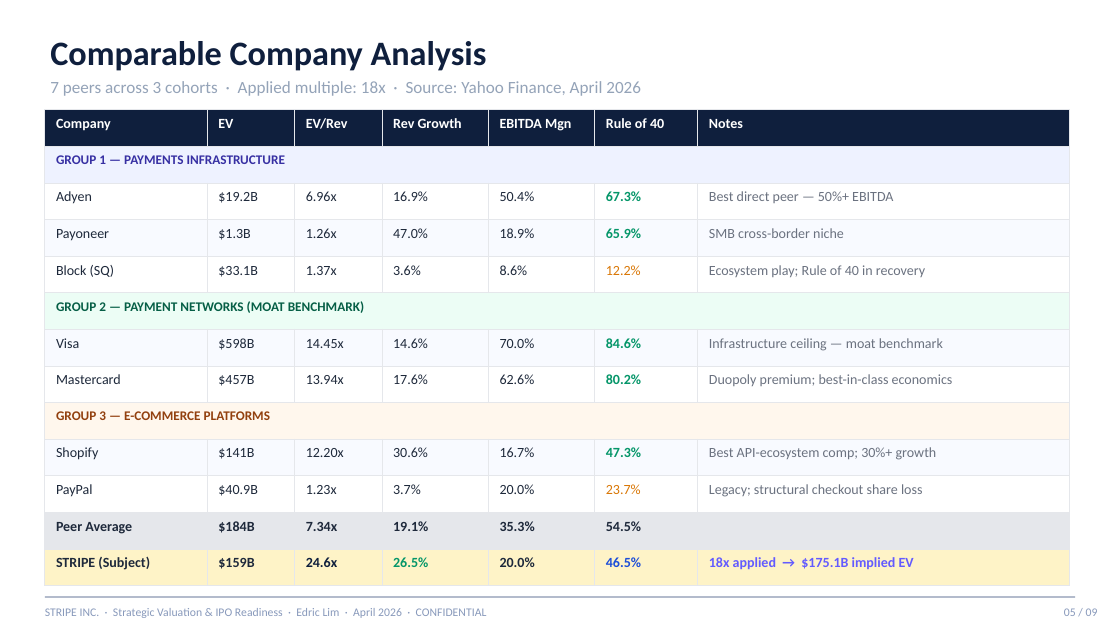
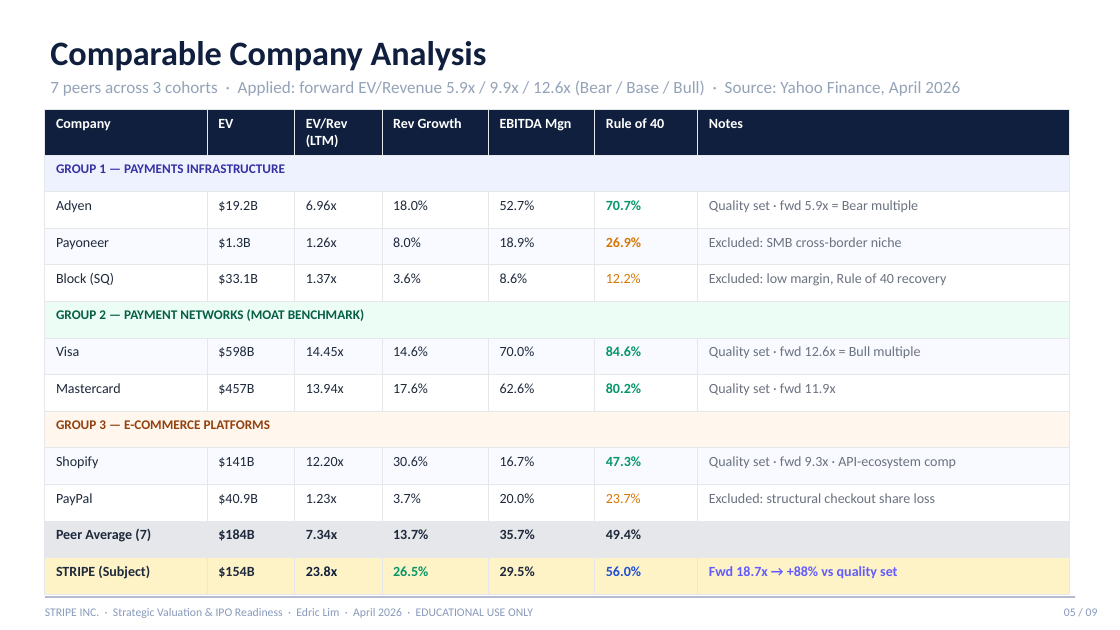
Before and after one commit to edricwidjajaliem-ux/edric, a slide deck: slide 5 of files/Stripe_Pitch_Deck_-_Edric_Lim.pptx. Drawn at 1120x630 pixels with LibreOffice and Linux fonts; fonts in the diff are those of the drawing. Boxes give left, top, right and bottom in pixels: in the first picture for what was removed or moved away, otherwise in the second. Text is boxed around its words. In the diff, an @@ line names an element or a change of style, - is before the commit and + after.

```diff
--- a/files/Stripe_Pitch_Deck_-_Edric_Lim.pptx
+++ b/files/Stripe_Pitch_Deck_-_Edric_Lim.pptx
@@ text at (50,81,960,96): text changed @@
-7 peers across 3 cohorts · Applied multiple: 18x · Source: Yahoo Finance, April 2026
+7 peers across 3 cohorts · Applied: forward EV/Revenue 5.9x / 9.9x / 12.6x (Bear / Base / Bull) · Source: Yahoo Finance, April 2026
@@ table at (45,110,1070,586) @@
-row 1, column 3: EV/Rev
+row 1, column 3: EV/Rev (LTM)
-row 3: Adyen | $19.2B | 6.96x | 16.9% | 50.4% | 67.3% | Best direct peer — 50%+ EBITDA
+row 3: Adyen | $19.2B | 6.96x | 18.0% | 52.7% | 70.7% | Quality set · fwd 5.9x = Bear multiple
-row 4: Payoneer | $1.3B | 1.26x | 47.0% | 18.9% | 65.9% | SMB cross-border niche
+row 4: Payoneer | $1.3B | 1.26x | 8.0% | 18.9% | 26.9% | Excluded: SMB cross-border niche
-row 5, column 7: Ecosystem play; Rule of 40 in recovery
+row 5, column 7: Excluded: low margin, Rule of 40 recovery
-row 7, column 7: Infrastructure ceiling — moat benchmark
+row 7, column 7: Quality set · fwd 12.6x = Bull multiple
-row 8, column 7: Duopoly premium; best-in-class economics
+row 8, column 7: Quality set · fwd 11.9x
-row 10, column 7: Best API-ecosystem comp; 30%+ growth
+row 10, column 7: Quality set · fwd 9.3x · API-ecosystem comp
-row 11, column 7: Legacy; structural checkout share loss
+row 11, column 7: Excluded: structural checkout share loss
-row 12: Peer Average | $184B | 7.34x | 19.1% | 35.3% | 54.5% | 
+row 12: Peer Average (7) | $184B | 7.34x | 13.7% | 35.7% | 49.4% | 
-row 13: STRIPE (Subject) | $159B | 24.6x | 26.5% | 20.0% | 46.5% | 18x applied → $175.1B implied EV
+row 13: STRIPE (Subject) | $154B | 23.8x | 26.5% | 29.5% | 56.0% | Fwd 18.7x → +88% vs quality set
@@ text at (45,608,533,618): text changed @@
-STRIPE INC. · Strategic Valuation & IPO Readiness · Edric Lim · April 2026 · CONFIDENTIAL
+STRIPE INC. · Strategic Valuation & IPO Readiness · Edric Lim · April 2026 · EDUCATIONAL USE ONLY
```
Also in this commit, not shown: 8 other slides changed, 3 other files.
